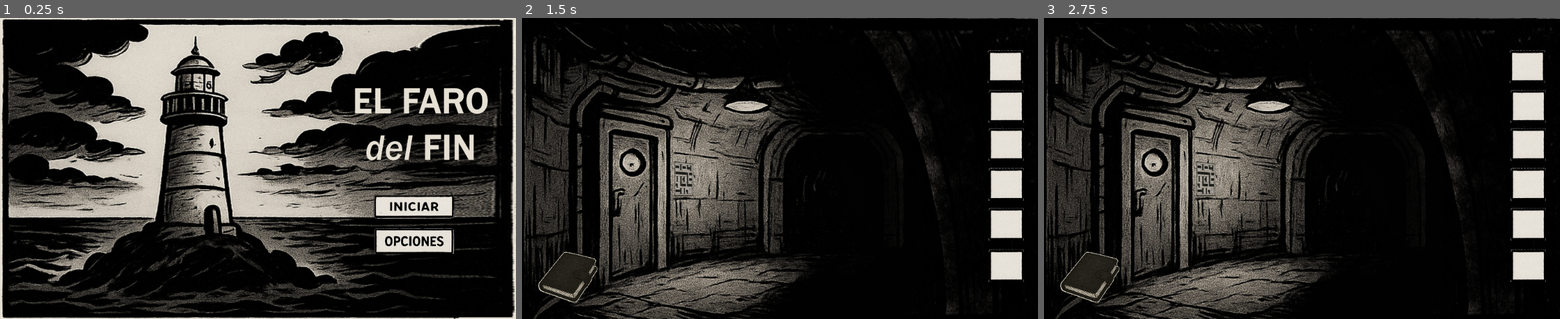
Above: before the commit, frames 1-3 (left to right).
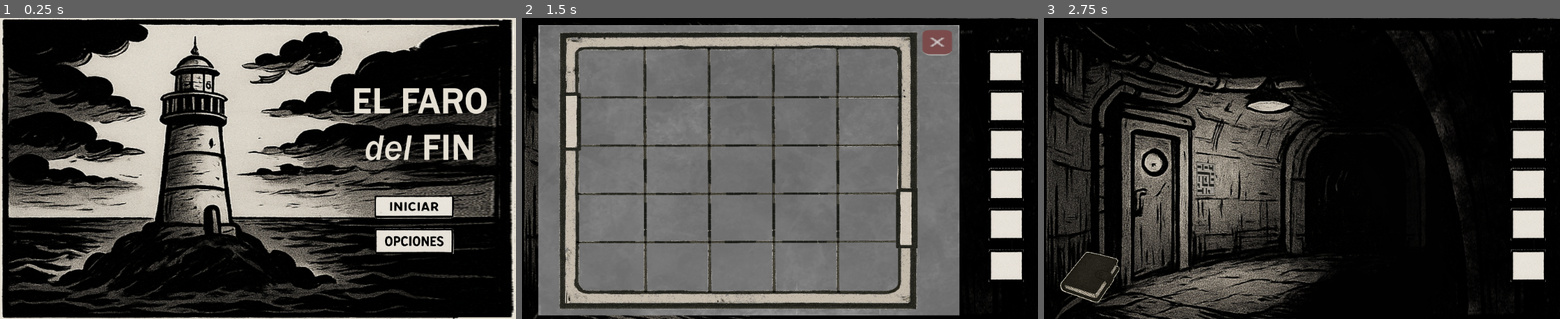
Above: after the commit, the same moments.

Repository: MicaelaEdith/godot-2d
Game: Godot game, scene res://Menu.tscn
Two runs of this game, one before a commit and one after it. Both use one fixed random seed, a clock stepped at 60 frames per second and the inputs below. Before the commit the project has no main scene; this scene is started directly in both runs.
Inputs (mouse positions are in pixels of both pictures, inside the frame that each line leads up to):
- Up to frame 1 (0.25 s): no input
- Up to frame 2 (1.5 s): click (934, 207) at 0.5 s; click (681, 177) at 1.27 s
- Up to frame 3 (2.75 s): click (1456, 45) at 2 s, where only the run after the commit has a clickable "x"

The runs differ from the first frame. In frame 1, 4.8% of the frame differs, in the area x 9-100%, y 0-100%; in frame 2, 73%, in the area x 3-85%, y 2-99%; in frame 3, nothing differs.
Error after the commit: Parse Error: The method "Vector4" isn't declared in the current class. (res://scripts/puzzles/puzzle1.gd:40)

Commit message:
puzzle 1 - tiles

Diff:
--- a/Capitulo1.tscn
+++ b/Capitulo1.tscn
@@ -6,6 +6,13 @@
 [ext_resource path="res://assets/btnInventario.png" type="Texture" id=4]
 [ext_resource path="res://assets/btn_libreta.png" type="Texture" id=5]
 [ext_resource path="res://assets/btn_libreta_ok.png" type="Texture" id=6]
+[ext_resource path="res://scripts/btns_abrir.gd" type="Script" id=7]
+[ext_resource path="res://scripts/puzzles/puzzle1.gd" type="Script" id=8]
+[ext_resource path="res://assets/puzzles/puzzle1/fondo.png" type="Texture" id=9]
+[ext_resource path="res://assets/puzzles/puzzle1/grilla.png" type="Texture" id=10]
+[ext_resource path="res://scripts/btn_cerrar.gd" type="Script" id=11]
+
+[sub_resource type="GDScript" id=41]
 
 [sub_resource type="StyleBoxEmpty" id=1]
 
@@ -77,7 +84,52 @@
 
 [sub_resource type="StyleBoxEmpty" id=35]
 
+[sub_resource type="StyleBoxFlat" id=36]
+bg_color = Color( 0.952941, 0.905882, 0.905882, 0.164706 )
+
+[sub_resource type="StyleBoxEmpty" id=37]
+
+[sub_resource type="StyleBoxEmpty" id=38]
+
+[sub_resource type="StyleBoxEmpty" id=39]
+
+[sub_resource type="StyleBoxEmpty" id=40]
+
+[sub_resource type="StyleBoxFlat" id=42]
+bg_color = Color( 0.0666667, 0.0588235, 0.0588235, 1 )
+border_width_bottom = 1
+corner_radius_top_left = 3
+corner_radius_top_right = 3
+corner_radius_bottom_right = 3
+corner_radius_bottom_left = 3
+expand_margin_left = 1.0
+expand_margin_top = 1.0
+
+[sub_resource type="StyleBoxFlat" id=47]
+bg_color = Color( 0.0901961, 0.0901961, 0.0901961, 0 )
+corner_radius_top_left = 3
+corner_radius_top_right = 3
+corner_radius_bottom_right = 3
+corner_radius_bottom_left = 3
+expand_margin_left = 1.0
+
+[sub_resource type="StyleBoxEmpty" id=44]
+
+[sub_resource type="StyleBoxEmpty" id=45]
+
+[sub_resource type="StyleBoxFlat" id=46]
+bg_color = Color( 0.482353, 0.294118, 0.294118, 1 )
+border_width_bottom = 1
+border_color = Color( 0.686275, 0.686275, 0.67451, 1 )
+corner_radius_top_left = 3
+corner_radius_top_right = 3
+corner_radius_bottom_right = 3
+corner_radius_bottom_left = 3
+expand_margin_left = 1.0
+expand_margin_top = 1.0
+
 [node name="Capitulo1" type="Node2D"]
+script = SubResource( 41 )
 
 [node name="imgFondo" type="TextureRect" parent="."]
 margin_left = -34.0
@@ -268,3 +320,61 @@
 margin_bottom = -33.0
 rect_scale = Vector2( 2.96519, 2.60536 )
 expand = true
+
+[node name="btn_puzzle1" type="Button" parent="."]
+margin_left = 304.0
+margin_top = 292.0
+margin_right = 352.0
+margin_bottom = 339.0
+rect_scale = Vector2( 0.701681, 1.22542 )
+custom_styles/hover = SubResource( 36 )
+custom_styles/pressed = SubResource( 37 )
+custom_styles/focus = SubResource( 38 )
+custom_styles/disabled = SubResource( 39 )
+custom_styles/normal = SubResource( 40 )
+script = ExtResource( 7 )
+puzzle_node_path = NodePath("../puzzle1")
+
+[node name="puzzle1" type="Control" parent="."]
+margin_left = 46.0
+margin_top = 40.0
+margin_right = 86.0
+margin_bottom = 80.0
+rect_scale = Vector2( 23.5765, 12.9968 )
+
+[node name="fondo" type="TextureRect" parent="puzzle1"]
+margin_left = -2.46007
+margin_top = -3.84709
+margin_right = 1077.54
+margin_bottom = 916.153
+rect_scale = Vector2( 0.0355257, 0.052865 )
+texture = ExtResource( 9 )
+
+[node name="img-grilla" type="TextureRect" parent="puzzle1/fondo"]
+margin_left = 81.8726
+margin_top = 52.8096
+margin_right = 1161.87
+margin_bottom = 972.81
+rect_scale = Vector2( 0.79764, 0.880065 )
+texture = ExtResource( 10 )
+
+[node name="control-grilla" type="Control" parent="puzzle1/fondo"]
+margin_right = 40.0
+margin_bottom = 40.0
+script = ExtResource( 8 )
+
+[node name="Button" type="Button" parent="puzzle1"]
+margin_left = 31.684
+margin_top = -0.846359
+margin_right = 43.684
+margin_bottom = 19.1536
+rect_scale = Vector2( 0.182434, 0.180752 )
+custom_styles/hover = SubResource( 42 )
+custom_styles/pressed = SubResource( 47 )
+custom_styles/focus = SubResource( 44 )
+custom_styles/disabled = SubResource( 45 )
+custom_styles/normal = SubResource( 46 )
+text = "x"
+icon_align = 1
+script = ExtResource( 11 )
+puzzle_node_path = NodePath("..")
--- a/Menu.tscn
+++ b/Menu.tscn
@@ -8,13 +8,35 @@
 [ext_resource path="res://assets/btnOpciones_ok.png" type="Texture" id=6]
 [ext_resource path="res://Capitulo1.tscn" type="PackedScene" id=7]
 [ext_resource path="res://Opciones.tscn" type="PackedScene" id=8]
+[ext_resource path="res://assets/btnOpciones_press.png" type="Texture" id=9]
+[ext_resource path="res://assets/btnInicio_press.png" type="Texture" id=10]
+
+[sub_resource type="StyleBoxEmpty" id=1]
+
+[sub_resource type="StyleBoxEmpty" id=2]
+
+[sub_resource type="StyleBoxEmpty" id=3]
+
+[sub_resource type="StyleBoxEmpty" id=4]
+
+[sub_resource type="StyleBoxEmpty" id=5]
+
+[sub_resource type="StyleBoxEmpty" id=6]
+
+[sub_resource type="StyleBoxEmpty" id=12]
+
+[sub_resource type="StyleBoxEmpty" id=8]
+
+[sub_resource type="StyleBoxEmpty" id=9]
+
+[sub_resource type="StyleBoxEmpty" id=11]
 
 [node name="Menu" type="Node2D"]
 
 [node name="TextureRect" type="TextureRect" parent="."]
 margin_left = -31.0
 margin_top = -15.0
-margin_right = 1070.0
+margin_right = 1068.0
 margin_bottom = 614.0
 texture = ExtResource( 2 )
 expand = true
@@ -31,9 +53,15 @@
 margin_bottom = 45.0
 rect_min_size = Vector2( 60, 45 )
 size_flags_vertical = 0
+custom_styles/hover = SubResource( 1 )
+custom_styles/pressed = SubResource( 2 )
+custom_styles/focus = SubResource( 3 )
+custom_styles/disabled = SubResource( 4 )
+custom_styles/normal = SubResource( 5 )
 script = ExtResource( 4 )
 normal_texture = ExtResource( 1 )
-pressed_texture = ExtResource( 5 )
+pressed_texture = ExtResource( 10 )
+hover_texture = ExtResource( 5 )
 scene_to_load = ExtResource( 7 )
 
 [node name="TextureRect" type="TextureRect" parent="VBoxContainer/btnInicio"]
@@ -53,9 +81,15 @@
 margin_bottom = 113.0
 rect_min_size = Vector2( 60, 45 )
 size_flags_vertical = 0
+custom_styles/hover = SubResource( 6 )
+custom_styles/pressed = SubResource( 12 )
+custom_styles/focus = SubResource( 8 )
+custom_styles/disabled = SubResource( 9 )
+custom_styles/normal = SubResource( 11 )
 script = ExtResource( 4 )
 normal_texture = ExtResource( 3 )
-pressed_texture = ExtResource( 6 )
+pressed_texture = ExtResource( 9 )
+hover_texture = ExtResource( 6 )
 scene_to_load = ExtResource( 8 )
 
 [node name="TextureRect" type="TextureRect" parent="VBoxContainer/btnOpciones"]
--- /dev/null
+++ b/objetos_escenas/tile_puzzle1.gd
@@ -0,0 +1,48 @@
+extends TextureRect
+
+export(String, "horizontal","vertical","codo","codo2","tipo_t") var tile_type = "horizontal"
+
+export(bool) var n = false
+export(bool) var s = false
+export(bool) var e = false
+export(bool) var o = false
+
+export(bool) var conectado = false
+
+export(Texture) var horizontal_texture
+export(Texture) var vertical_texture
+export(Texture) var codo_texture
+export(Texture) var codo2_texture
+export(Texture) var tipo_t_texture
+
+func _ready():
+	match tile_type:
+		"horizontal":
+			n = false
+			s = false
+			e = true
+			o = true
+		"vertical":
+			n = true
+			s = true
+			e = false
+			o = false
+		"codo":
+			n = false
+			s = true
+			e = false
+			o = true
+		"codo2":
+			n = true
+			s = false
+			e = true
+			o = false
+		"tipo_t":
+			n = true
+			s = true
+			e = false
+			o = true
+
+
+func get_nseo_array():
+	return [n, s, e, o]
--- /dev/null
+++ b/objetos_escenas/tile_puzzle1.tscn
@@ -0,0 +1,16 @@
+[gd_scene load_steps=7 format=2]
+
+[ext_resource path="res://objetos_escenas/tile_puzzle1.gd" type="Script" id=1]
+[ext_resource path="res://assets/puzzles/puzzle1/ficha-t.png" type="Texture" id=2]
+[ext_resource path="res://assets/puzzles/puzzle1/ficha-vertical.png" type="Texture" id=3]
+[ext_resource path="res://assets/puzzles/puzzle1/ficha-codo2.png" type="Texture" id=4]
+[ext_resource path="res://assets/puzzles/puzzle1/ficha-horizontal.png" type="Texture" id=5]
+[ext_resource path="res://assets/puzzles/puzzle1/ficha-codo1.png" type="Texture" id=6]
+
+[node name="tile_puzzle1" type="TextureRect"]
+script = ExtResource( 1 )
+horizontal_texture = ExtResource( 5 )
+vertical_texture = ExtResource( 3 )
+codo_texture = ExtResource( 6 )
+codo2_texture = ExtResource( 4 )
+tipo_t_texture = ExtResource( 2 )
--- a/project.godot
+++ b/project.godot
@@ -11,6 +11,7 @@
 [application]
 
 config/name="El faro del fin"
+run/main_scene="res://Menu.tscn"
 config/icon="res://icon.png"
 
 [gui]
--- /dev/null
+++ b/scripts/btn_cerrar.gd
@@ -0,0 +1,12 @@
+extends Button
+
+export(NodePath) var puzzle_node_path
+var puzzle_node : Node = null
+
+func _ready():
+	if puzzle_node_path:
+		puzzle_node = get_node(puzzle_node_path)
+
+func _pressed():
+	if puzzle_node:
+		puzzle_node.visible = false
--- a/scripts/btn_inventario.gd
+++ b/scripts/btn_inventario.gd
@@ -8,7 +8,7 @@
 func _ready():
 	if normal_texture:
 		icono.texture = normal_texture
-	# conectamos las señales de hover
+
 	connect("mouse_entered", self, "_on_mouse_entered")
 	connect("mouse_exited", self, "_on_mouse_exited")
 
--- a/scripts/btns.gd
+++ b/scripts/btns.gd
@@ -2,6 +2,7 @@
 
 export(Texture) var normal_texture
 export(Texture) var pressed_texture
+export(Texture) var hover_texture
 export(PackedScene) var scene_to_load
 
 onready var icono = $TextureRect
@@ -9,6 +10,9 @@
 func _ready():
 	if normal_texture:
 		icono.texture = normal_texture
+
+	connect("mouse_entered", self, "_on_mouse_entered")
+	connect("mouse_exited", self, "_on_mouse_exited")
 
 func _gui_input(event):
 	if event is InputEventMouseButton:
@@ -21,3 +25,11 @@
 					icono.texture = normal_texture
 					if scene_to_load:
 						get_tree().change_scene_to(scene_to_load)
+
+func _on_mouse_entered():
+	if hover_texture:
+		icono.texture = hover_texture
+
+func _on_mouse_exited():
+	if normal_texture:
+		icono.texture = normal_texture
--- /dev/null
+++ b/scripts/btns_abrir.gd
@@ -0,0 +1,13 @@
+extends Button
+
+export(NodePath) var puzzle_node_path
+var puzzle_node : Node = null
+
+func _ready():
+	if puzzle_node_path:
+		puzzle_node = get_node(puzzle_node_path)
+
+func _gui_input(event):
+	if event is InputEventMouseButton and event.button_index == BUTTON_LEFT and event.pressed:
+		if puzzle_node:
+			puzzle_node.visible = true
--- /dev/null
+++ b/scripts/puzzles/puzzle1.gd
@@ -0,0 +1,64 @@
+extends Control
+
+export(Vector2) var cell_size = Vector2(100,100)
+export(PackedScene) var tile_scene
+
+const ROWS = 5
+const COLS = 5
+
+var grid = []
+var tiles = {}
+var empty_pos = Vector2()
+
+func _ready():
+	_init_grid()
+	_create_tiles()
+
+func _init_grid():
+	grid = []
+	var count = 1
+	for r in range(ROWS):
+		var row = []
+		for c in range(COLS):
+			if r == ROWS-1 and c == COLS-1:
+				row.append(0)
+				empty_pos = Vector2(c,r)
+			else:
+				row.append(count)
+				count += 1
+		grid.append(row)
+
+func _create_tiles():
+	for r in range(ROWS):
+		for c in range(COLS):
+			var id = grid[r][c]
+			if id == 0:
+				continue
+			var tile = tile_scene.instance()
+			tile.rect_position = Vector2(c,r) * cell_size
+			# Propiedades extra
+			tile.nseo = Vector4(false,false,false,false)
+			tile.conectado = false
+			tile.connect("gui_input", self, "_on_tile_input", [r,c])
+			add_child(tile)
+			tiles[id] = tile
+
+# Manejo de click en ficha
+func _on_tile_input(event, r, c):
+	if event is InputEventMouseButton and event.button_index == BUTTON_LEFT and event.pressed:
+		if _is_adjacent(Vector2(c,r), empty_pos):
+			_move_tile(Vector2(c,r))
+
+# Verifica si la ficha está adyacente al espacio vacío
+func _is_adjacent(pos, empty):
+	return abs(pos.x - empty.x) + abs(pos.y - empty.y) == 1
+
+# Intercambia ficha con el vacío
+func _move_tile(pos):
+	var id = grid[pos.y][pos.x]
+	# Actualiza grilla lógica
+	grid[empty_pos.y][empty_pos.x] = id
+	grid[pos.y][pos.x] = 0
+	# Actualiza posición física
+	tiles[id].rect_position = empty_pos * cell_size
+	empty_pos = pos
Not shown: 1 places in Capitulo1.tscn that only renumber resources
Not shown: 1 places in Menu.tscn that only renumber resources
Binary file added: assets/btnInicio_press.png
Not shown, added: assets/btnInicio_press.png.import
Binary file added: assets/btnOpciones_press.png
Not shown, added: assets/btnOpciones_press.png.import
Binary file added: assets/puzzles/puzzle1/ficha-codo1.png
Not shown, added: assets/puzzles/puzzle1/ficha-codo1.png.import
Binary file added: assets/puzzles/puzzle1/ficha-codo2.png
Not shown, added: assets/puzzles/puzzle1/ficha-codo2.png.import
Binary file added: assets/puzzles/puzzle1/ficha-horizontal.png
Not shown, added: assets/puzzles/puzzle1/ficha-horizontal.png.import
(and 8 more such lines)
